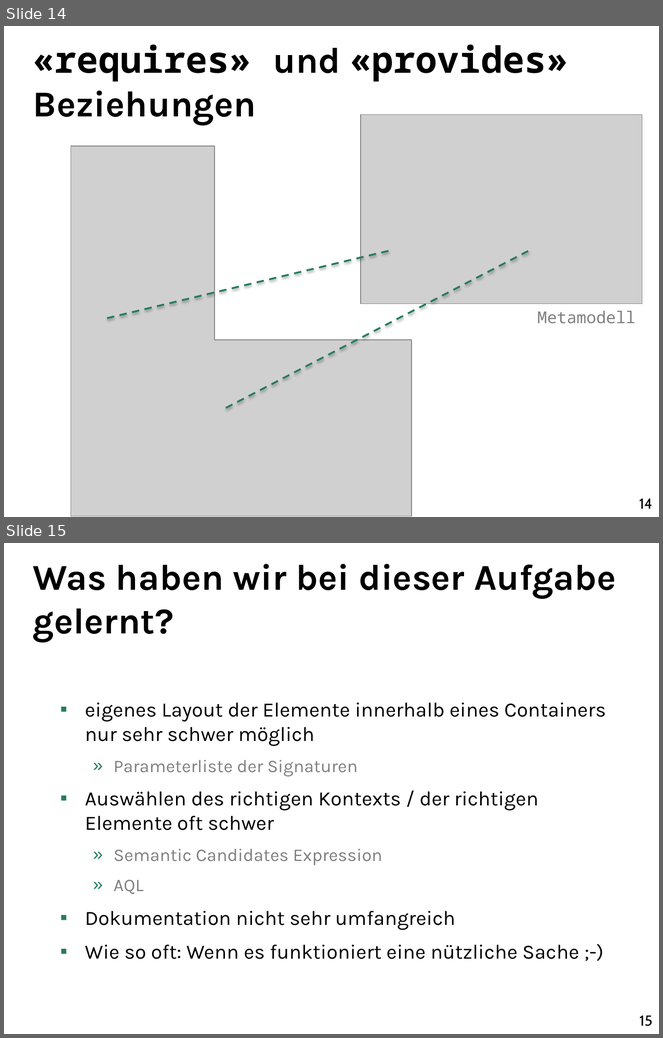
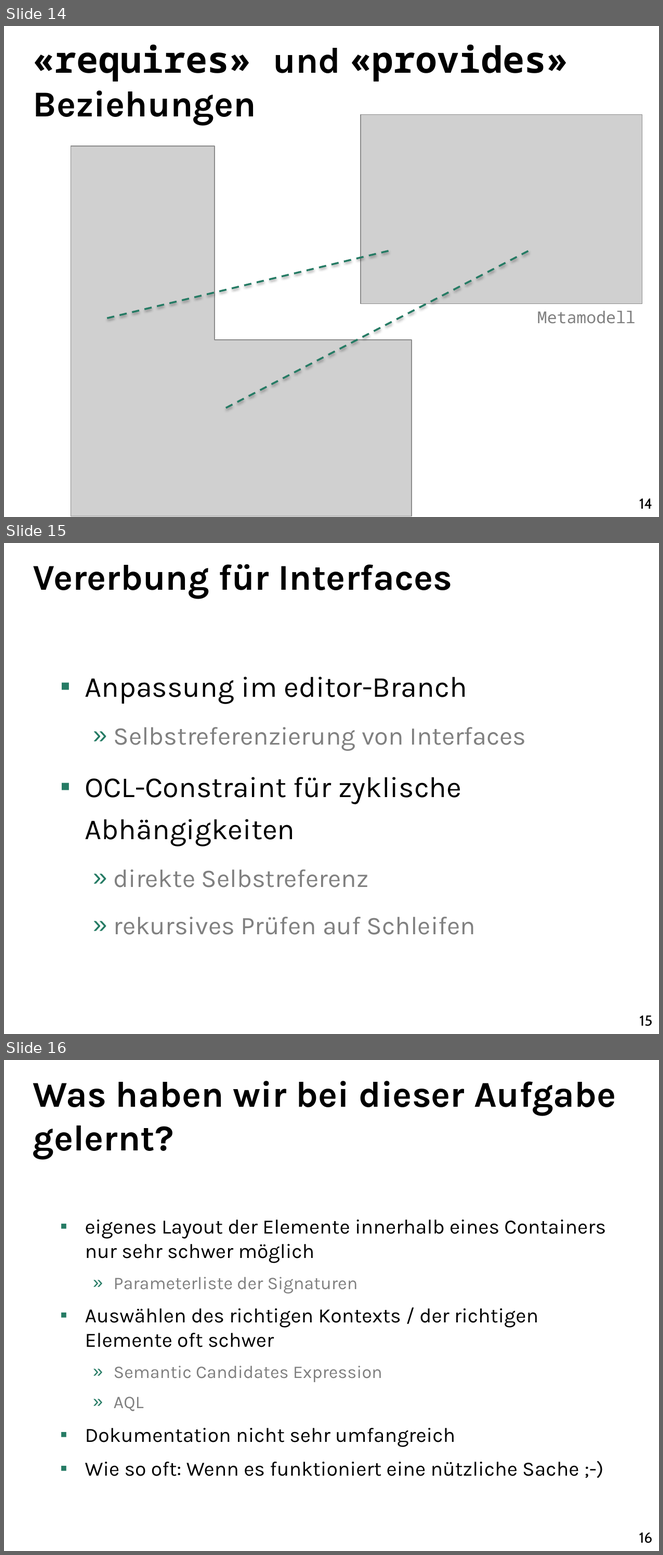
Before and after one commit to uwecl/MDSD-Praktikum, a slide deck: presentation/MDSD-Abschlusspraesentation.pptx. Shown one above the other, each under a label of ours: slides 14 and 15 before the commit, slides 14, 15 and 16 after it. The pictures are 663x1038 and 663x1555 pixels, drawn with LibreOffice and Linux fonts; fonts in the diff are those of the drawing; grey boxes stand for pictures. Boxes give left, top, right and bottom in pixels: in the first picture for what was removed or moved away, otherwise in the second. Text is boxed around its words. In the diff, an @@ line names an element or a change of style, - is before the commit and + after.

Commit message:
Add slide for interface inheritance.

```diff
--- a/presentation/MDSD-Abschlusspraesentation.pptx
+++ b/presentation/MDSD-Abschlusspraesentation.pptx
@@ slide 15 added at (4,543,659,1034), background #FFFFFF @@
@@ title added at (33,564,453,599), 40 pt, text #000000, bold @@
+Vererbung für Interfaces
@@ text added at (85,677,527,935), 28 pt, text #808080 @@
+▪ Anpassung im editor-Branch
+  » Selbstreferenzierung von Interfaces
+▪ OCL-Constraint für zyklische Abhängigkeiten
+  » direkte Selbstreferenz
+  » rekursives Prüfen auf Schleifen
@@ page number added at (639,1016,652,1027), 16 pt, text #000000 @@
+15
@@ what was slide 15 is now slide 16 @@
@@ page number at (639,1533,653,1544): text changed @@
-15
+16
```
Also in this commit, not shown: 1 slide changed.
